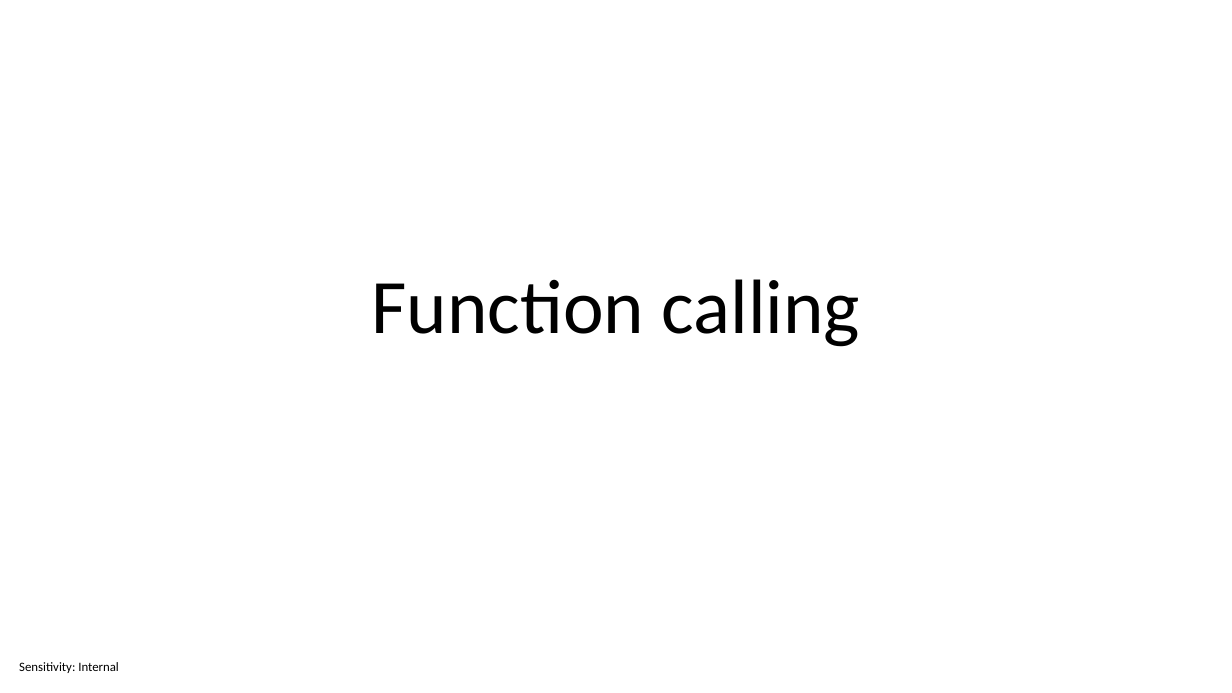
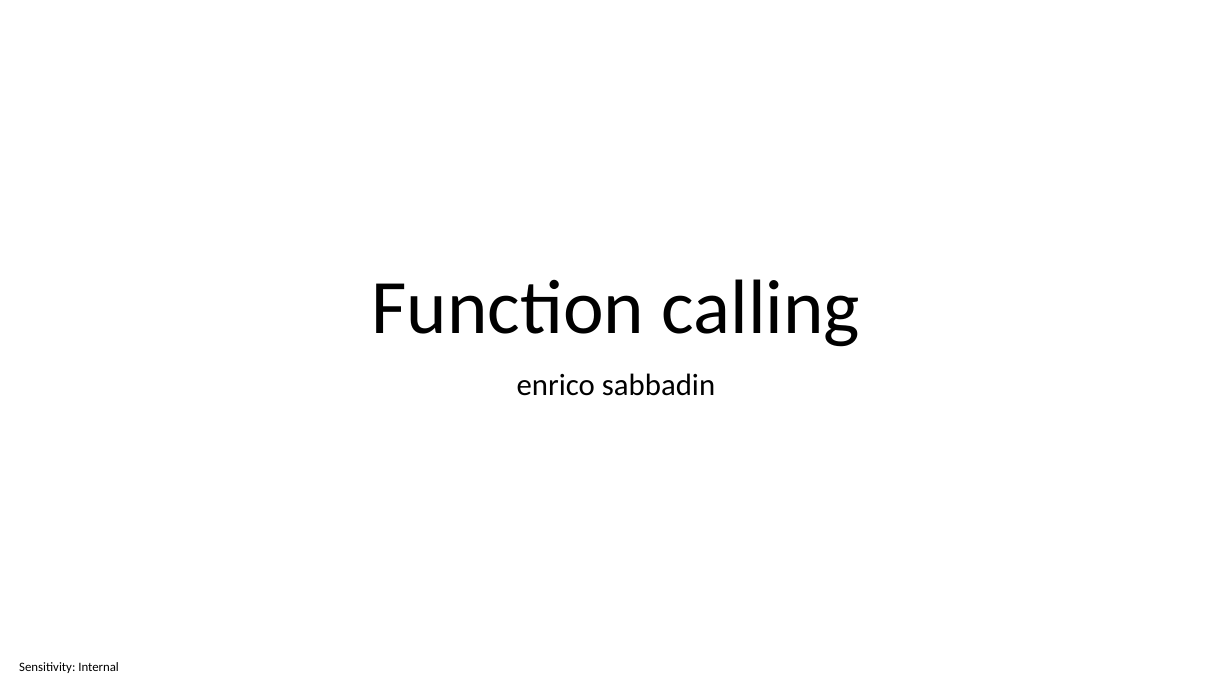
Before and after one commit to sabbadino/function-caling, a slide deck: slide 1 of Function calling.pptx. Drawn at 1232x693 pixels with LibreOffice and Linux fonts; fonts in the diff are those of the drawing. Boxes give left, top, right and bottom in pixels: in the first picture for what was removed or moved away, otherwise in the second. Text is boxed around its words. In the diff, an @@ line names an element or a change of style, - is before the commit and + after.

```diff
--- a/Function calling.pptx
+++ b/Function calling.pptx
@@ subtitle added at (517,373,715,396), 24 pt, text #000000 @@
+enrico sabbadin
```
Also in this commit, not shown: 3 other slides changed.
